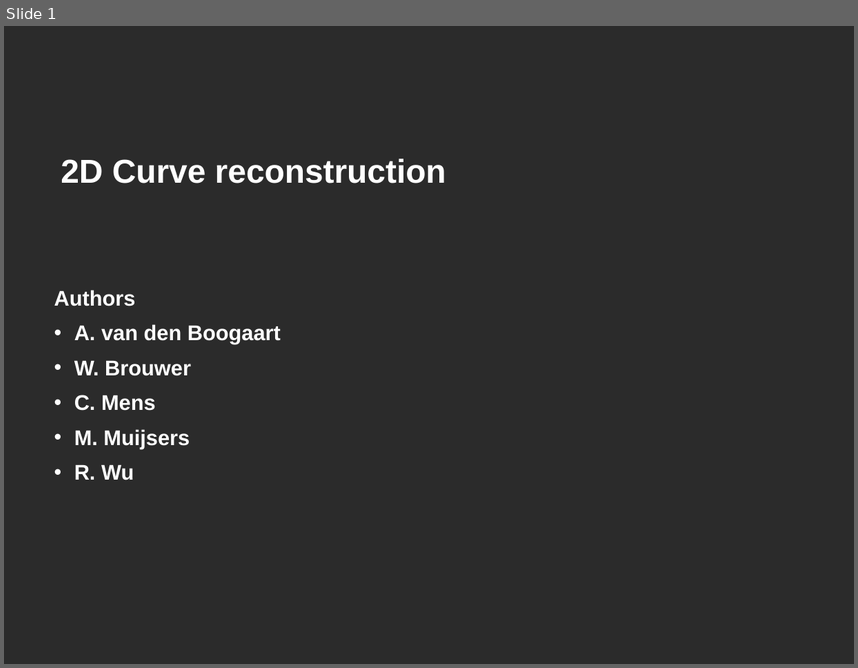
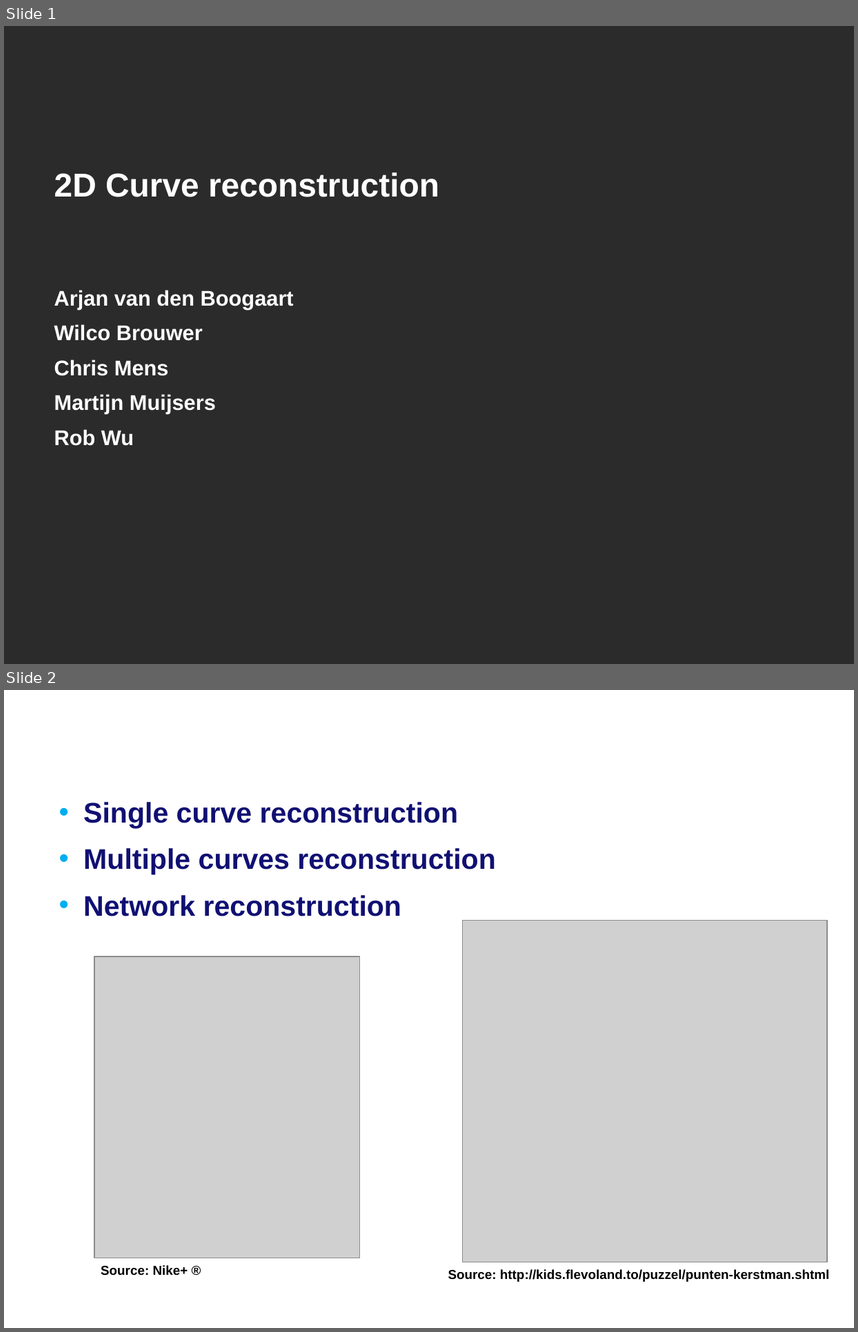
Before and after one commit to MartijnMuijsers/Algorithms, a slide deck: report/Final Presentation.ppt. Shown one above the other, each under a label of ours: slide 1 before the commit, slides 1 and 2 after it. The pictures are 858x668 and 858x1332 pixels, drawn with LibreOffice and Linux fonts; fonts in the diff are those of the drawing; grey boxes stand for pictures; background and template pictures are left out; a plain dark background stands for a picture behind light text. Boxes give left, top, right and bottom in pixels: in the first picture for what was removed or moved away, otherwise in the second. Text is boxed around its words. In the diff, an @@ line names an element or a change of style, - is before the commit and + after.

Commit message:
Powerpoint introduction

```diff
--- a/report/Final Presentation.ppt
+++ b/report/Final Presentation.ppt
@@ slide 2 added at [4,690,854,1328], background #FFFFFF @@
@@ text added at [67,690,814,771], 28 pt, text #FFFFFF, bold @@
+Problem Introduction
@@ text added at [83,802,495,916], 24 pt, text #101073, bold @@
+• Single curve reconstruction
+• Multiple curves reconstruction
+• Network reconstruction
@@ picture added at [462,920,827,1262] @@
@@ picture added at [94,956,359,1257] @@
@@ text added at [101,1265,188,1275], 11 pt, text #000000, bold @@
+Source: Nike+ ®
@@ text added at [448,1269,829,1281], 11 pt, text #000000, bold @@
+Source: http://kids.flevoland.to/puzzel/punten-kerstman.shtml
@@ slide 1 changed as well @@
@@ text "2D Curve reconstruction": place and size @@
-text "2D Curve reconstruction" at [61,158,446,183]
+text "2D Curve reconstruction" at [54,172,439,197]
@@ text at [54,290,294,446]: text changed @@
-Authors
-• A. van den Boogaart
-• W. Brouwer
-• C. Mens
-• M. Muijsers
-• R. Wu
+Arjan van den Boogaart
+Wilco Brouwer
+Chris Mens
+Martijn Muijsers
+Rob Wu
```
Also in this commit, not shown: 1 other slide changed, 5 other slides added, 17 slides removed.
